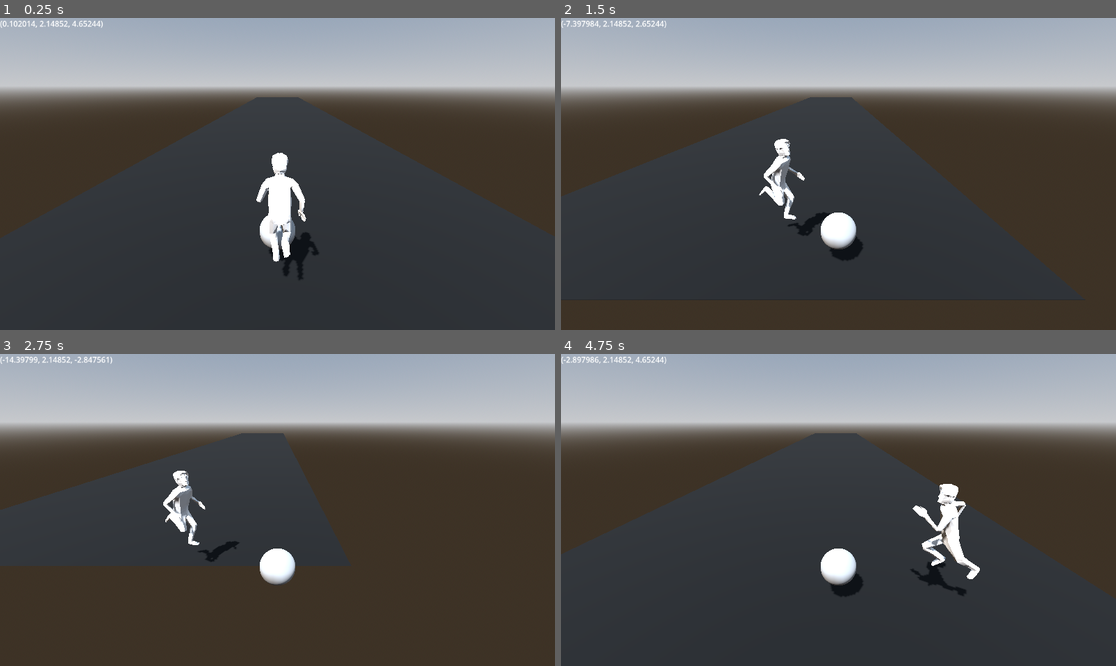
Above: before the commit, frames 1-4 (two rows, left to right).
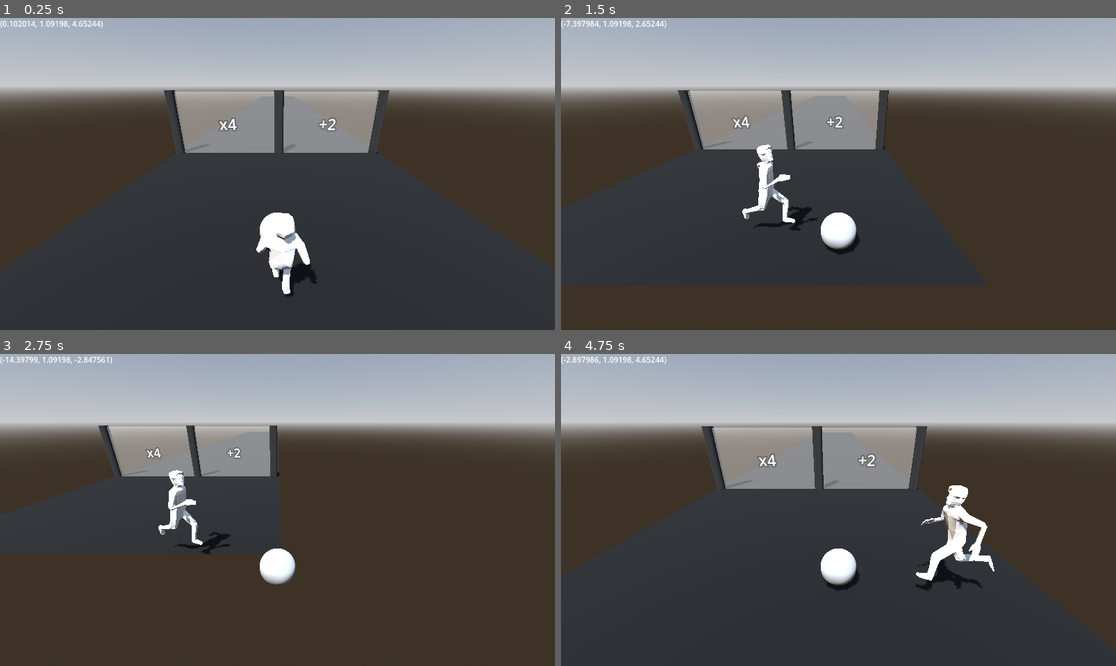
Above: after the commit, the same moments.

Repository: alexandros3015/shitty-mobile-games
Game: Godot game, scene res://scenes/mainarea.tscn
The game is run twice, just before and just after one commit, with the same random seed, the same clock (stepped at 60 frames per second) and the same inputs.
Inputs:
- Up to frame 1 (0.25 s): no input
- Up to frame 2 (1.5 s): hold D (right) 0.53-1.28 s; hold S (backwards) from 1.28 s (still down)
- Up to frame 3 (2.75 s): release S (backwards) at 2.03 s; hold D (right) from 2.03 s (still down)
- Up to frame 4 (4.75 s): release D (right) at 2.78 s; hold W (forwards) 2.78-3.53 s; hold A (left) from 3.53 s (still down)

The runs differ from the first frame. In frame 1, 9.1% of the frame differs, in the area x 7-81%, y 0-90%; in frame 2, 8.1%; in frame 3, 6.1%; in frame 4, 9.1%.

Commit message:
added gates but broken

Diff:
--- /dev/null
+++ b/scenes/gate.tscn
@@ -0,0 +1,77 @@
+[gd_scene load_steps=8 format=3 uid="uid://drw7cccrxjcrv"]
+
+[ext_resource type="Script" uid="uid://cm7qknisribto" path="res://scripts/gate.gd" id="1_xfvdi"]
+[ext_resource type="Script" uid="uid://s86ae46lpwad" path="res://scripts/gatePARENT.gd" id="1_xwxio"]
+
+[sub_resource type="CylinderMesh" id="CylinderMesh_ghoj6"]
+top_radius = 0.05
+bottom_radius = 0.05
+height = 0.705
+
+[sub_resource type="StandardMaterial3D" id="StandardMaterial3D_xfvdi"]
+albedo_color = Color(0.151276, 0.151276, 0.151276, 1)
+
+[sub_resource type="BoxShape3D" id="BoxShape3D_xwxio"]
+size = Vector3(1, 0.64, 0.1)
+
+[sub_resource type="StandardMaterial3D" id="StandardMaterial3D_xwxio"]
+transparency = 1
+albedo_color = Color(1, 1, 1, 0.419608)
+
+[sub_resource type="BoxMesh" id="BoxMesh_hudsw"]
+material = SubResource("StandardMaterial3D_xwxio")
+size = Vector3(1, 0.665, 0.03)
+
+[node name="gate" type="Node3D"]
+transform = Transform3D(-13.3, 0, -2.00824e-06, 0, 13.3, 0, 2.00824e-06, 0, -13.3, 0, -9.05323, 0)
+script = ExtResource("1_xwxio")
+
+[node name="cylinder1" type="MeshInstance3D" parent="."]
+transform = Transform3D(1, 0, 0, 0, 1, 0, 0, 0, 1, 0, 0.96362, 0)
+mesh = SubResource("CylinderMesh_ghoj6")
+surface_material_override/0 = SubResource("StandardMaterial3D_xfvdi")
+
+[node name="cylinder2" type="MeshInstance3D" parent="."]
+transform = Transform3D(1, 0, 0, 0, 1, 0, 0, 0, 1, -1.07352, 0.96362, 0)
+mesh = SubResource("CylinderMesh_ghoj6")
+surface_material_override/0 = SubResource("StandardMaterial3D_xfvdi")
+
+[node name="cylinder3" type="MeshInstance3D" parent="."]
+transform = Transform3D(1, 0, 0, 0, 1, 0, 0, 0, 1, 1.0248, 0.96362, 0)
+mesh = SubResource("CylinderMesh_ghoj6")
+surface_material_override/0 = SubResource("StandardMaterial3D_xfvdi")
+
+[node name="gate1" type="Area3D" parent="."]
+transform = Transform3D(1, 0, 0, 0, 1, 0, 0, 0, 1, -0.0332121, 0.973234, 0)
+script = ExtResource("1_xfvdi")
+
+[node name="CollisionShape3D" type="CollisionShape3D" parent="gate1"]
+transform = Transform3D(1, 0, 0, 0, 1, 0, 0, 0, 1, -0.534386, 0, 0)
+shape = SubResource("BoxShape3D_xwxio")
+
+[node name="MeshInstance3D" type="MeshInstance3D" parent="gate1"]
+transform = Transform3D(1, 0, 0, 0, 1, 0, 0, 0, 1, -0.504394, 0, 0)
+mesh = SubResource("BoxMesh_hudsw")
+
+[node name="Label3D" type="Label3D" parent="gate1"]
+transform = Transform3D(1, 0, 0, 0, 1, 0, 0, 0, 1, -0.500757, 0.0172706, 0)
+text = "The j izzer"
+
+[node name="gate2" type="Area3D" parent="."]
+transform = Transform3D(1, 0, -1.42109e-14, 0, 1, 0, 1.42109e-14, 0, 1, 1.00977, 0.973234, 1.57487e-07)
+script = ExtResource("1_xfvdi")
+
+[node name="CollisionShape3D" type="CollisionShape3D" parent="gate2"]
+transform = Transform3D(1, 0, 0, 0, 1, 0, 0, 0, 1, -0.534386, 0, 0)
+shape = SubResource("BoxShape3D_xwxio")
+
+[node name="MeshInstance3D" type="MeshInstance3D" parent="gate2"]
+transform = Transform3D(1, 0, 0, 0, 1, 0, 0, 0, 1, -0.504394, 0, 0)
+mesh = SubResource("BoxMesh_hudsw")
+
+[node name="Label3D" type="Label3D" parent="gate2"]
+transform = Transform3D(1, 0, 0, 0, 1, 0, 0, 0, 1, -0.500757, 0.0172706, 0)
+text = "The j izzer"
+
+[connection signal="body_entered" from="gate1" to="gate1" method="_on_body_entered"]
+[connection signal="body_entered" from="gate2" to="gate2" method="_on_body_entered"]
--- a/scenes/guy.tscn
+++ b/scenes/guy.tscn
@@ -7,7 +7,7 @@
 height = 5.2271
 radius = 0.718234
 
-[node name="guy" type="CharacterBody3D"]
+[node name="guy" type="CharacterBody3D" groups=["guy"]]
 script = ExtResource("1_4llsc")
 
 [node name="Root Scene" parent="." instance=ExtResource("2_6b1ya")]
--- a/scenes/mainarea.tscn
+++ b/scenes/mainarea.tscn
@@ -1,8 +1,9 @@
-[gd_scene load_steps=9 format=3 uid="uid://cfatbg40bwk8i"]
+[gd_scene load_steps=10 format=3 uid="uid://cfatbg40bwk8i"]
 
 [ext_resource type="PackedScene" uid="uid://c2swe8loiubqm" path="res://scenes/guy.tscn" id="1_rb5ol"]
 [ext_resource type="PackedScene" uid="uid://cd5rms4jrvr2x" path="res://scenes/follow.tscn" id="2_ifj08"]
 [ext_resource type="Script" uid="uid://dsy50bjx8e6ww" path="res://scripts/hud.gd" id="3_tk8gq"]
+[ext_resource type="PackedScene" uid="uid://drw7cccrxjcrv" path="res://scenes/gate.tscn" id="4_dhi53"]
 
 [sub_resource type="ProceduralSkyMaterial" id="ProceduralSkyMaterial_oefoi"]
 sky_horizon_color = Color(0.64625, 0.65575, 0.67075, 1)
@@ -17,7 +18,7 @@
 tonemap_mode = 2
 
 [sub_resource type="BoxMesh" id="BoxMesh_tk8gq"]
-size = Vector3(40, 202.475, 0.02)
+size = Vector3(29.45, 202.475, 0.02)
 
 [sub_resource type="StandardMaterial3D" id="StandardMaterial3D_dhi53"]
 albedo_color = Color(0, 0, 0, 1)
@@ -32,10 +33,10 @@
 environment = SubResource("Environment_ox2ji")
 
 [node name="guy" parent="." instance=ExtResource("1_rb5ol")]
-transform = Transform3D(1, 0, 0, 0, 1, 0, 0, 0, 1, 0, 2.16657, 2.75175)
+transform = Transform3D(1, 0, 0, 0, 1, 0, 0, 0, 1, 0, 0.00924206, 2.75175)
 
 [node name="follow" parent="." instance=ExtResource("2_ifj08")]
-transform = Transform3D(1, 0, 0, 0, 1, 0, 0, 0, 1, 0.102014, 2.14852, 4.65244)
+transform = Transform3D(1, 0, 0, 0, 1, 0, 0, 0, 1, 0.102014, 1.09198, 4.65244)
 
 [node name="Camera3D" type="Camera3D" parent="follow"]
 transform = Transform3D(-1, 3.47198e-08, -8.02327e-08, 0, 0.917755, 0.397148, 8.74228e-08, 0.397148, -0.917755, 0, 7.87634, -9.74481)
@@ -52,3 +53,6 @@
 transform = Transform3D(1, 0, 0, 0, -4.37114e-08, -1, 0, 1, -4.37114e-08, 0, 0, 101.124)
 mesh = SubResource("BoxMesh_tk8gq")
 surface_material_override/0 = SubResource("StandardMaterial3D_dhi53")
+
+[node name="gate" parent="." instance=ExtResource("4_dhi53")]
+transform = Transform3D(-13.3, 0, -2.00824e-06, 0, 13.3, 0, 2.00824e-06, 0, -13.3, -0.0976, -9.05323, 23.5294)
--- /dev/null
+++ b/scripts/gate.gd
@@ -0,0 +1,72 @@
+extends Area3D
+
+enum operator {
+	DIVIDE,
+	MULTIPLY,
+	ADD,
+	SUBTRACT
+}
+
+const guy = preload("res://scenes/guy.tscn")
+
+@export var value: int
+@export var operation: operator
+
+func _ready() -> void:
+	operation = randi_range(0, 3)
+
+	if operation == operator.DIVIDE or operation == operator.MULTIPLY:
+		value = randi_range(0, 8)
+	else:
+		value = randi_range(0, 30)
+
+
+	var char = ""
+
+	if operation == operator.ADD: char = "+"
+	elif operation == operator.SUBTRACT: char = "-"
+	elif operation == operator.MULTIPLY: char = "x"
+	elif operation == operator.DIVIDE: char = "/"
+
+	$Label3D.text = char + str(value)
+
+
+func _on_body_entered(body: Node3D) -> void:
+	if get_parent().triggered == true: return
+
+	var everyone = get_tree().get_nodes_in_group("guy")
+
+	if everyone.size() == 0:
+		return
+
+	if operation == operator.ADD:
+		for i in range(value):
+			var goon = guy.instantiate()
+			add_sibling(goon)
+			goon.position = position
+			goon.scale = Vector3(0.1, 0.1, 0.1)
+
+			await get_tree().create_timer(.3, false).timeout
+
+	elif operation == operator.SUBTRACT:
+		var limit = min(value, everyone.size() - 1)
+		for i in range(limit):
+			everyone[i].queue_free()
+			await get_tree().create_timer(.3, false).timeout
+
+	elif operation == operator.MULTIPLY:
+		for i in range(value * everyone.size()):
+			var goon = guy.instantiate()
+			add_sibling(goon)
+			goon.position = position
+			goon.scale = Vector3(0.1, 0.1, 0.1)
+
+			await get_tree().create_timer(.3, false).timeout
+
+	elif operation == operator.DIVIDE:
+		if value > 1:
+			var remove = min(floor(everyone.size() / value), everyone.size() - 1)
+			for i in range(remove):
+				everyone[i].queue_free()
+				await get_tree().create_timer(.3, false).timeout
+	get_parent().triggered = true
--- /dev/null
+++ b/scripts/gatePARENT.gd
@@ -0,0 +1,3 @@
+extends Node3D
+
+var triggered: bool = false
--- a/scripts/guy.gd
+++ b/scripts/guy.gd
@@ -1,6 +1,7 @@
 extends CharacterBody3D
+class_name Guy
 
-@export var follow_distance: float = 2
+@export var follow_distance: float = 3
 @export var SPEED: float = 5
 
 var follow: FollowShpere
Not shown, added: scripts/gate.gd.uid
Not shown, added: scripts/gatePARENT.gd.uid
